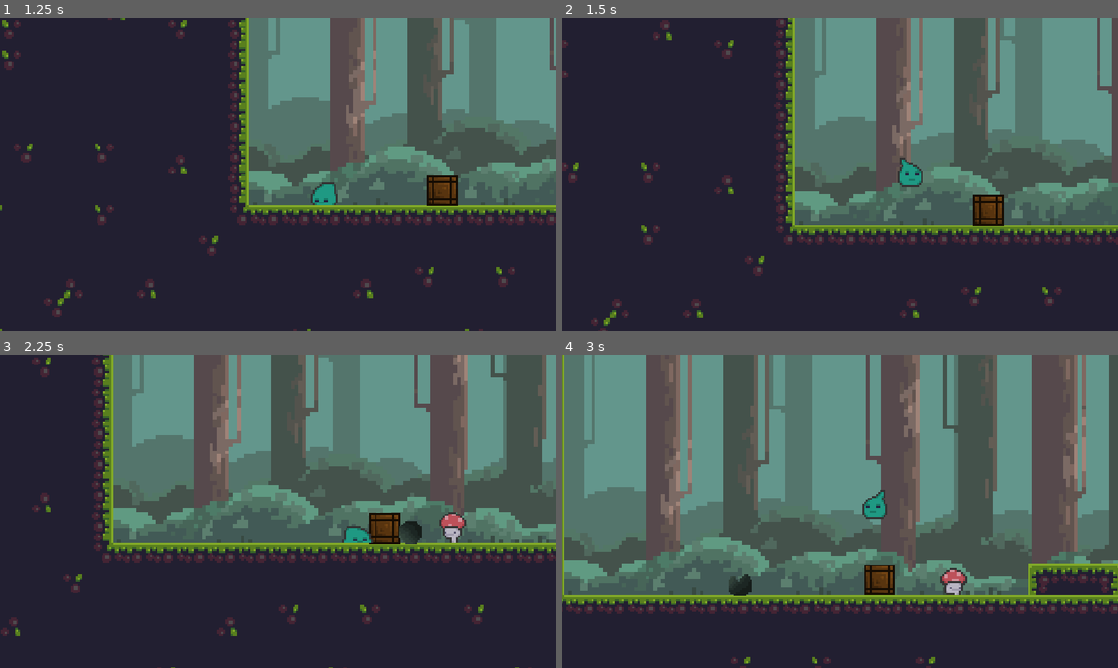
Above: before the commit, frames 1-4 (two rows, left to right).
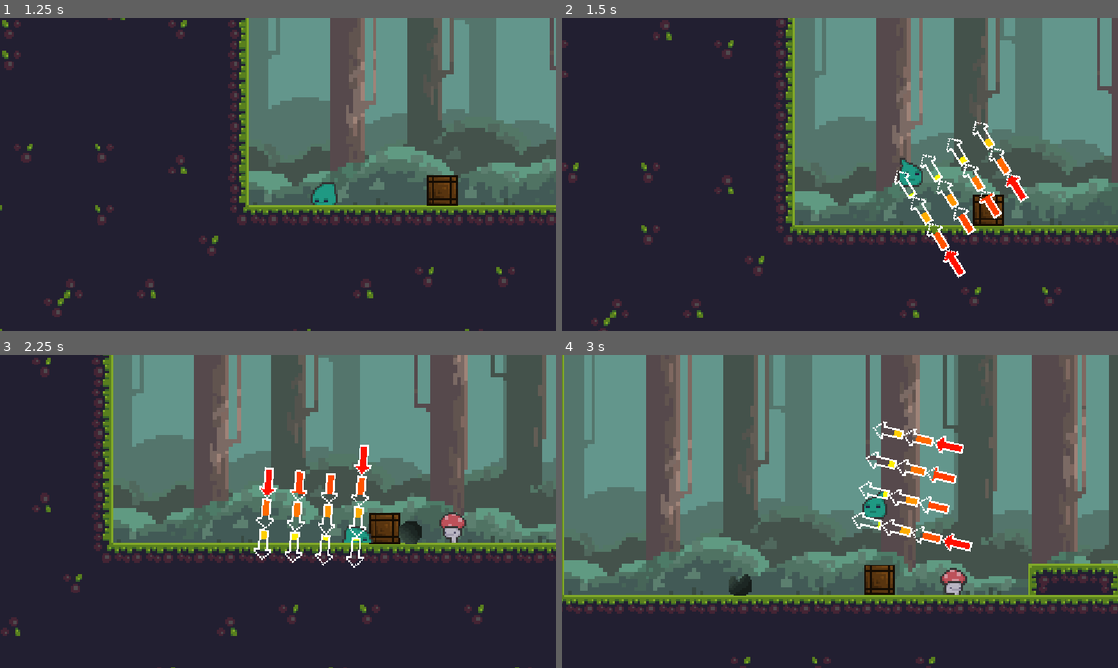
Above: after the commit, the same moments.

Repository: whatEclipse/REsurgence-THrow
Game: Godot game, scene res://scenes/menus/main_menu.tscn
Same seed, same stepped clock (60 frames per second), same inputs: the game is played once before the commit and once after it.
Inputs (mouse positions are in pixels of both pictures, inside the frame that each line leads up to):
- Up to frame 1 (1.25 s): click "Play" at 0.5 s
- Up to frame 2 (1.5 s): tap Enter (ui_accept) at 1.25 s; move the mouse to (962, 158) at 1.27 s; hold D (right) from 1.28 s (still down); tap Alt at 1.35 s; click (962, 158) at 1.42 s
- Up to frame 3 (2.25 s): keep holding D (right); tap Enter (ui_accept) at 1.52 s; move the mouse to (166, 527) at 2.02 s; tap Shift at 2.1 s; click (166, 527) at 2.17 s
- Up to frame 4 (3 s): tap Enter (ui_accept) at 2.27 s; move the mouse to (895, 442) at 2.77 s; release D (right) at 2.78 s; hold A (left) from 2.78 s (still down); tap Alt at 2.85 s; click (895, 442) at 2.92 s

Frame 1 is identical in both runs. In frame 2, 1.7% of the frame differs, in the area x 59-84%, y 32-84%; in frame 3, 1.7%; in frame 4, 1.7%, in the area x 52-74%, y 21-63%.

Commit message:
Vector showing throw potency

Diff:
--- a/scenes/entities/player.tscn
+++ b/scenes/entities/player.tscn
@@ -5,6 +5,7 @@
 [ext_resource type="Texture2D" uid="uid://bmvqdai5qfb5e" path="res://assets/characters/slime/slime_hit_anim_strip_3.png" id="2_mitmf"]
 [ext_resource type="Texture2D" uid="uid://v7v7oai0v86a" path="res://assets/characters/slime/slime_idle_anim_strip_5.png" id="3_xavkr"]
 [ext_resource type="Texture2D" uid="uid://dg3orruwc6lee" path="res://assets/characters/slime/slime_walk_anim_strip_15.png" id="4_sesc4"]
+[ext_resource type="Texture2D" uid="uid://c3j08epb6jk0h" path="res://assets/mechanics/vector/Vector.png" id="6_d4qa6"]
 
 [sub_resource type="RectangleShape2D" id="RectangleShape2D_flrxc"]
 size = Vector2(12, 10)
@@ -285,6 +286,17 @@
 "loop": 1,
 "name": &"Walking",
 "speed": 16.0
+}]
+
+[sub_resource type="SpriteFrames" id="SpriteFrames_dnykm"]
+animations = [{
+"frames": [{
+"duration": 1.0,
+"texture": ExtResource("6_d4qa6")
+}],
+"loop": 1,
+"name": &"default",
+"speed": 5.0
 }]
 
 [node name="Player" type="CharacterBody2D" unique_id=397778607 groups=["player"]]
@@ -311,3 +323,9 @@
 [node name="CollisionBox" type="CollisionShape2D" parent="Hitbox" unique_id=758696748]
 position = Vector2(0, -5)
 shape = SubResource("RectangleShape2D_flrxc")
+
+[node name="AimPivot" type="Node2D" parent="." unique_id=1389710966]
+
+[node name="Arrow" type="AnimatedSprite2D" parent="AimPivot" unique_id=254442420]
+position = Vector2(24, 19)
+sprite_frames = SubResource("SpriteFrames_dnykm")
--- a/scripts/entities/player.gd
+++ b/scripts/entities/player.gd
@@ -2,16 +2,20 @@
 
 @onready var animated_sprite: AnimatedSprite2D = $AnimatedSprite2D
 @onready var collision_box: CollisionShape2D = $CollisionBox
+@onready var aim_pivot: Node2D = $AimPivot
+@onready var arrow: AnimatedSprite2D = $AimPivot/Arrow
 
 const SPEED = 100.0
 const JUMP_VELOCITY = -170.0
 var isDying = false
 var push_force = 30
+var charging := false
 
 var start_position: Vector2
 
 func _ready() -> void:
 	start_position = global_position
+	aim_pivot.visible = false
 
 func _physics_process(delta: float) -> void:
 
@@ -53,6 +57,19 @@
 		if c.get_collider().is_in_group("pushable"):
 			c.get_collider().apply_central_impulse(-c.get_normal() * push_force)
 
+func _process(delta: float) -> void:
+	if Input.is_mouse_button_pressed(MOUSE_BUTTON_LEFT):
+		if not charging:
+			charging = true
+			aim_pivot.visible = true
+			arrow.play("default")
+		aim_pivot.look_at(get_global_mouse_position())
+	elif charging:
+		charging = false
+		aim_pivot.visible = false
+		arrow.stop()
+		var dir := (get_global_mouse_position() - global_position).normalized()
+
 func die():
 	velocity = Vector2.ZERO
 	if isDying:
